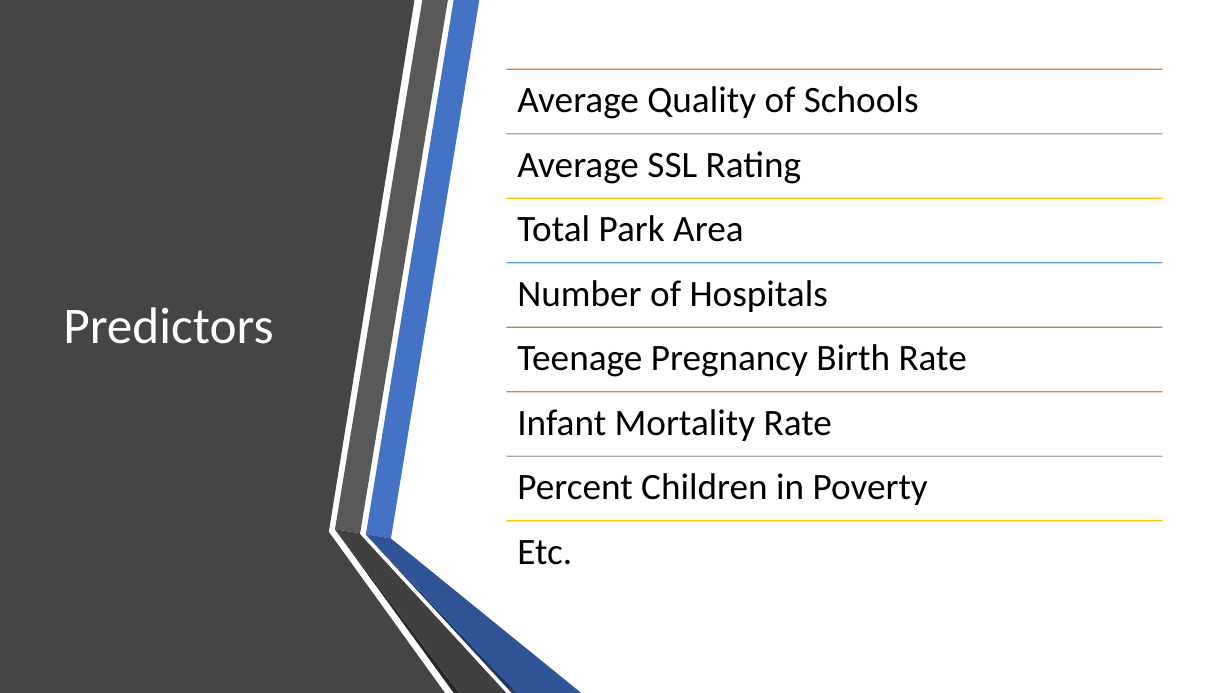
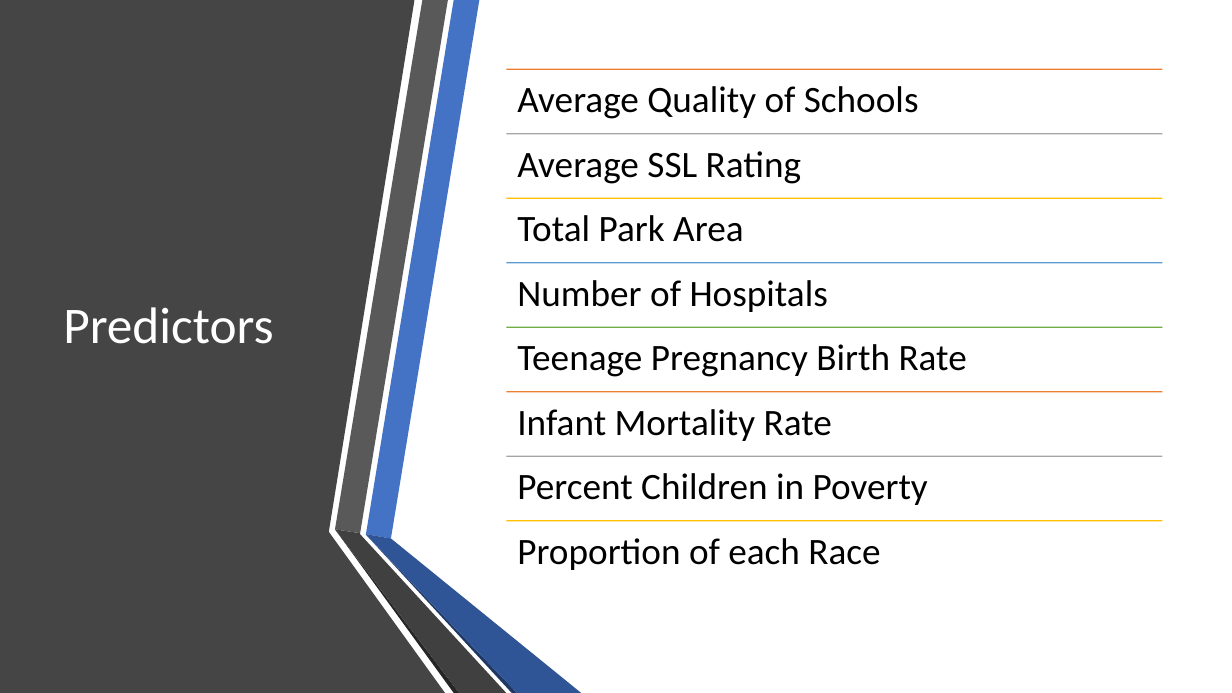
Before and after one commit to cherryyingzizhang/msci446, a slide deck: slide 7 of presentation/oralpresentation.pptx (slide 5 before the commit). Drawn at 1232x693 pixels with LibreOffice and Linux fonts; fonts in the diff are those of the drawing. Boxes give left, top, right and bottom in pixels: in the first picture for what was removed or moved away, otherwise in the second. Text is boxed around its words. In the diff, an @@ line names an element or a change of style, - is before the commit and + after.

```diff
--- a/presentation/oralpresentation.pptx
+++ b/presentation/oralpresentation.pptx
@@ text at [517, 538, 880, 570]: text changed @@
-Etc.
+Proportion of each Race
```
Also in this commit, not shown: 1 other slide changed, 4 slides added, 1 other file.
